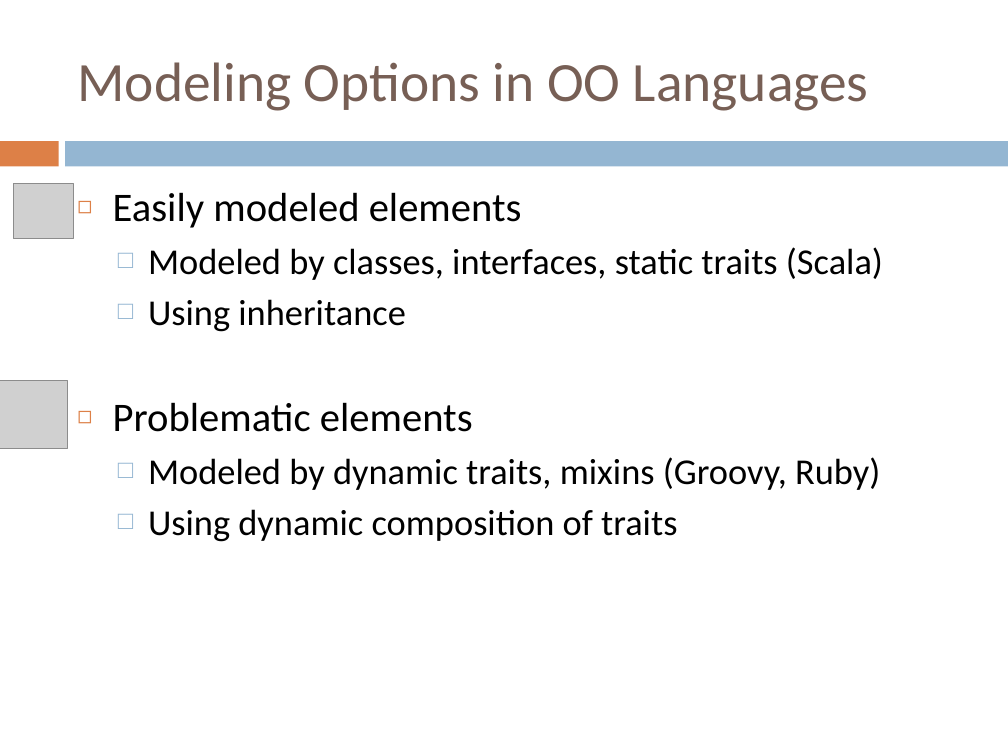
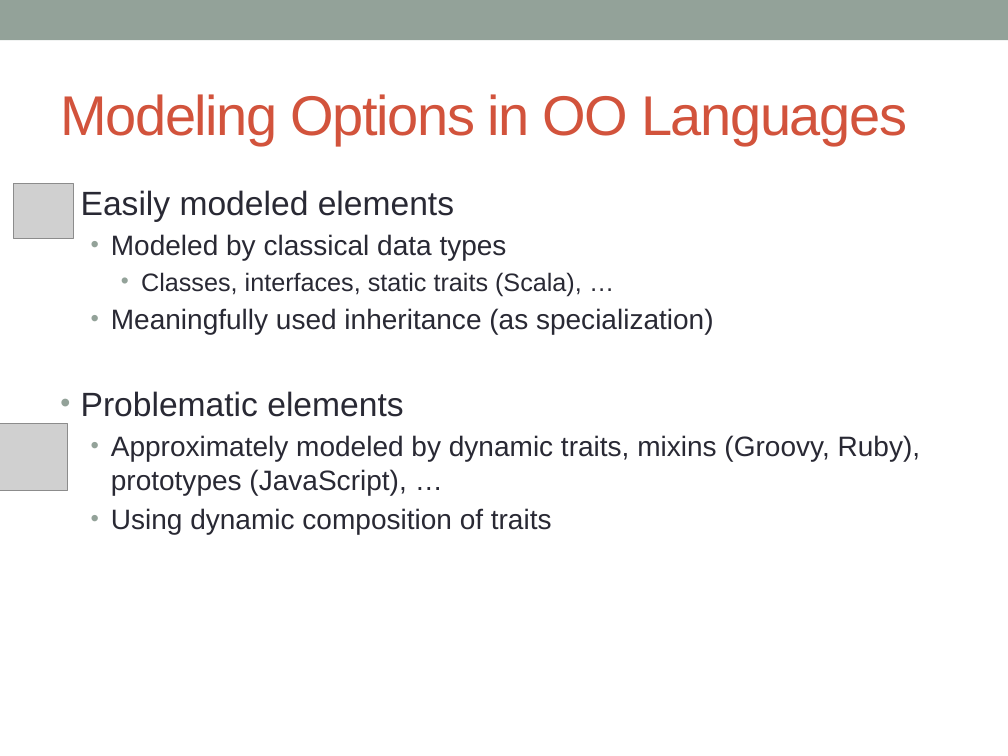
Before and after one commit to zslajchrt/morpheus, a slide deck: slide 8 of src/main/doc/thesis/mala/MalaObhajoba.pptx (slide 7 before the commit). Drawn at 1008x756 pixels with LibreOffice and Linux fonts; fonts in the diff are those of the drawing; grey boxes stand for pictures. Boxes give left, top, right and bottom in pixels: in the first picture for what was removed or moved away, otherwise in the second. Text is boxed around its words. In the diff, an @@ line names an element or a change of style, - is before the commit and + after.

```diff
--- a/src/main/doc/thesis/mala/MalaObhajoba.pptx
+++ b/src/main/doc/thesis/mala/MalaObhajoba.pptx
@@ rectangle added at box(0, 0, 1008, 40), fill #93A299 @@
@@ title "Modeling Options in OO Languages": place and size @@
-title "Modeling Options in OO Languages" at box(77, 62, 869, 111)
+title "Modeling Options in OO Languages" at box(60, 94, 907, 145)
@@ title "Modeling Options in OO Languages" at box(60, 94, 907, 145): size 39.6 to 40 pt, font Calibri to Arial, text colour #775F55 to #D2533C, letter spacing 0 to -1 pt @@
@@ rectangle removed at box(0, 141, 58, 166) @@
@@ rectangle removed at box(66, 141, 1008, 166) @@
@@ text "Easily modeled elements": place and size @@
-text "Easily modeled elements" at box(113, 192, 883, 542)
+text "Easily modeled elements" at box(81, 190, 921, 534)
@@ text at box(81, 190, 552, 534): size 29 to 24 pt in "Easily modeled elements", "Problematic elements"; font Calibri to Arial, text colour #000000 to #292934 in "Easily modeled elements", "Problematic elements", "Using dynamic composition of traits"; size 26 to 20 pt in "Using dynamic composition of traits"; bullet ◻ to •; less space between paragraphs; bullet colour #DD8047 to #93A299; bullet □ to •; bullet colour #94B6D2 to #93A299 @@
@@ text at box(111, 234, 714, 335): text changed; size 26 to 20 pt; font Calibri to Arial; text colour #000000 to #292934 @@
-  □ Modeled by classes, interfaces, static traits (Scala)
-  □ Using inheritance
+  • Modeled by classical data types
+    • Classes, interfaces, static traits (Scala), …
+  • Meaningfully used inheritance (as specialization)
@@ picture: place and size @@
-picture at box(0, 380, 68, 448)
+picture at box(0, 423, 68, 491)
@@ text at box(111, 435, 921, 495): text changed; size 26 to 20 pt; font Calibri to Arial; text colour #000000 to #292934 @@
-  □ Modeled by dynamic traits, mixins (Groovy, Ruby)
+  • Approximately modeled by dynamic traits, mixins (Groovy, Ruby), prototypes (JavaScript), …
```
Also in this commit, not shown: 14 other slides changed, 4 slides added, 3 slides removed.
